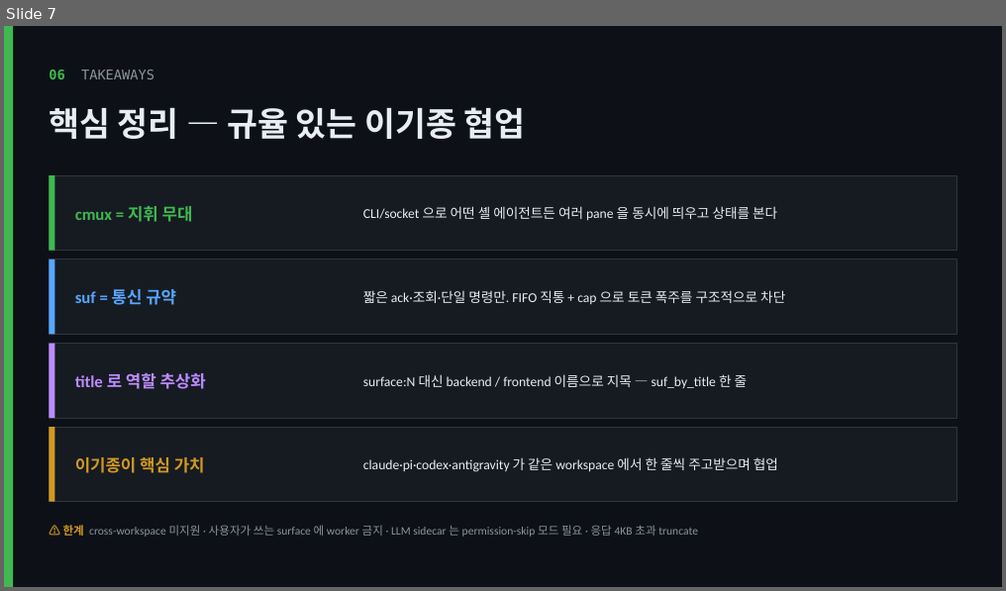
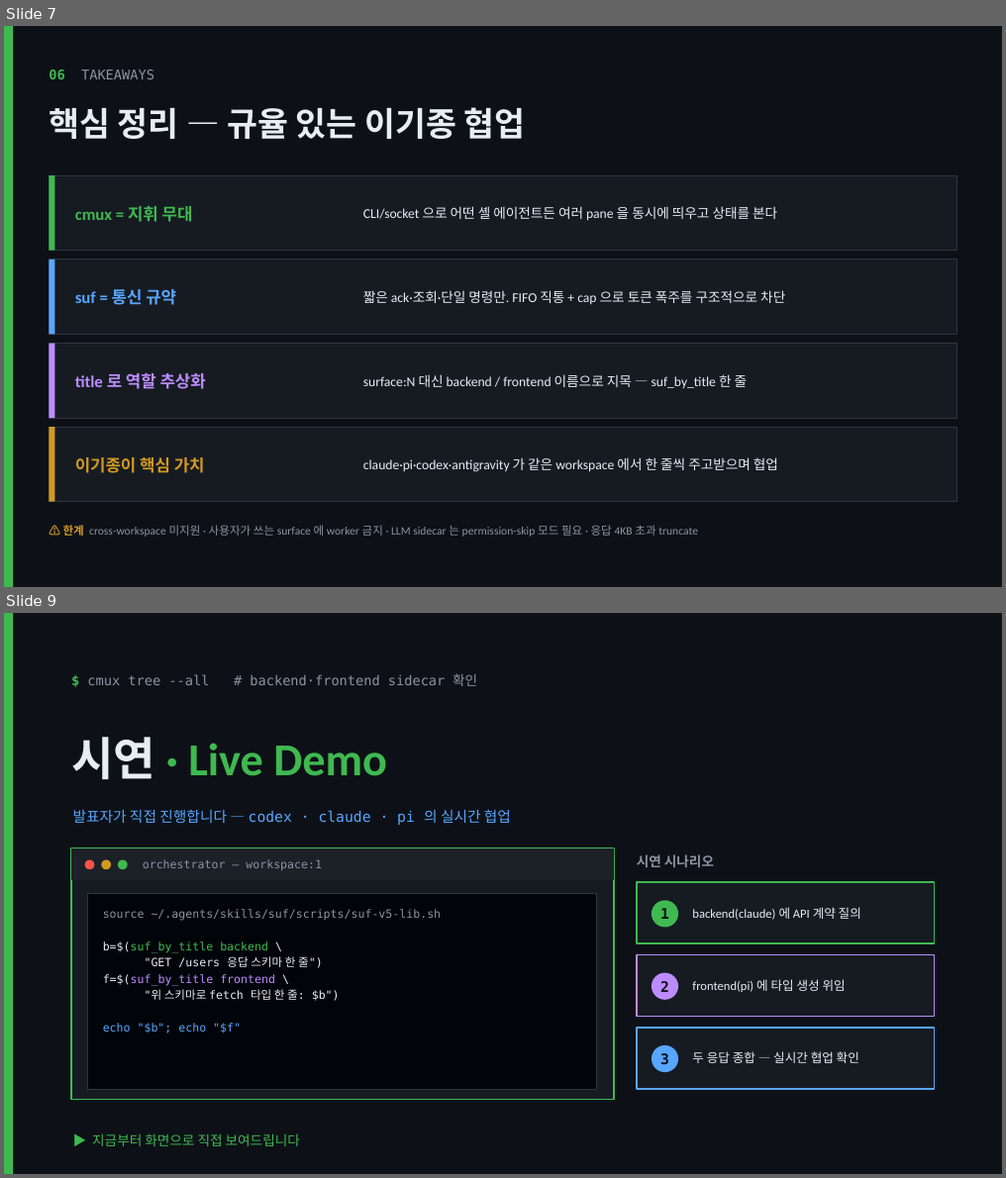
Before and after one commit to heeza/cmux-surface-skills, a slide deck: skills/suf/cmux_suf_orchestration.pptx. Shown one above the other, each under a label of ours: slide 7 before the commit, slides 7 and 9 after it; the slides between them are not shown. The pictures are 1006x591 and 1006x1178 pixels, drawn with LibreOffice and Linux fonts; fonts in the diff are those of the drawing. Boxes give left, top, right and bottom in pixels: in the first picture for what was removed or moved away, otherwise in the second. Text is boxed around its words. In the diff, an @@ line names an element or a change of style, - is before the commit and + after.

```diff
--- a/skills/suf/cmux_suf_orchestration.pptx
+++ b/skills/suf/cmux_suf_orchestration.pptx
@@ slide 9 added at (4,613,1002,1174), background #0D1117 @@
@@ rectangle added at (4,613,13,1174), fill #3FB950 @@
@@ text added at (87,673,477,686), 13 pt, text #8B949E @@
+$ cmux tree --all # backend·frontend sidecar 확인
@@ text added at (71,737,387,779), 44 pt, text #3FB950, bold @@
+시연 · Live Demo
@@ text added at (73,809,511,825), 14 pt, text #58A6FF @@
+발표자가 직접 진행합니다 — codex · claude · pi 의 실시간 협업
@@ rectangle added at (71,849,614,1100), fill #161B22, outline #3FB950 1.5 pt @@
@@ rectangle added at (71,849,614,880), fill #1C2128 @@
@@ ellipse added at (85,861,94,869), fill #F85149 @@
@@ ellipse added at (101,861,111,869), fill #D29922 @@
@@ ellipse added at (118,861,128,869), fill #3FB950 @@
@@ text added at (143,860,322,871), 11 pt, text #8B949E @@
+orchestrator — workspace:1
@@ text added at (637,855,714,867), 13 pt, text #8B949E, bold @@
+시연 시나리오
@@ rectangle added at (88,894,597,1090), fill #010409, outline #30363D 1 pt @@
@@ text added at (103,909,442,1034), 11 pt, text #E6EDF3 @@
+source ~/.agents/skills/suf/scripts/suf-v5-lib.sh
+b=$(suf_by_title backend \
+"GET /users 응답 스키마 한 줄")
+f=$(suf_by_title frontend \
+"위 스키마로 fetch 타입 한 줄: $b")
+echo "$b"; echo "$f"
@@ rectangle added at (637,882,935,944), fill #161B22, outline #3FB950 1.5 pt @@
@@ ellipse added at (651,900,678,928), fill #3FB950 @@
@@ text added at (660,908,669,919), 14 pt, text #0D1117, bold @@
+1
@@ text added at (692,907,861,920), 12 pt, text #E6EDF3 @@
+backend(claude) 에 API 계약 질의
@@ rectangle added at (637,956,935,1017), fill #161B22, outline #BC8CFF 1.5 pt @@
@@ ellipse added at (651,973,678,1000), fill #BC8CFF @@
@@ text added at (660,981,669,992), 14 pt, text #0D1117, bold @@
+2
@@ text added at (692,979,846,992), 12 pt, text #E6EDF3 @@
+frontend(pi) 에 타입 생성 위임
@@ rectangle added at (637,1028,935,1089), fill #161B22, outline #58A6FF 1.5 pt @@
@@ ellipse added at (651,1046,678,1072), fill #58A6FF @@
@@ text added at (660,1054,669,1065), 14 pt, text #0D1117, bold @@
+3
@@ text added at (692,1052,859,1063), 12 pt, text #E6EDF3 @@
+두 응답 종합 — 실시간 협업 확인
@@ text added at (92,1134,300,1147), 13 pt, text #3FB950 @@
+▶ 지금부터 화면으로 직접 보여드립니다
```
Also in this commit, not shown: 1 slide changed, 1 other slide added, 1 other file.
